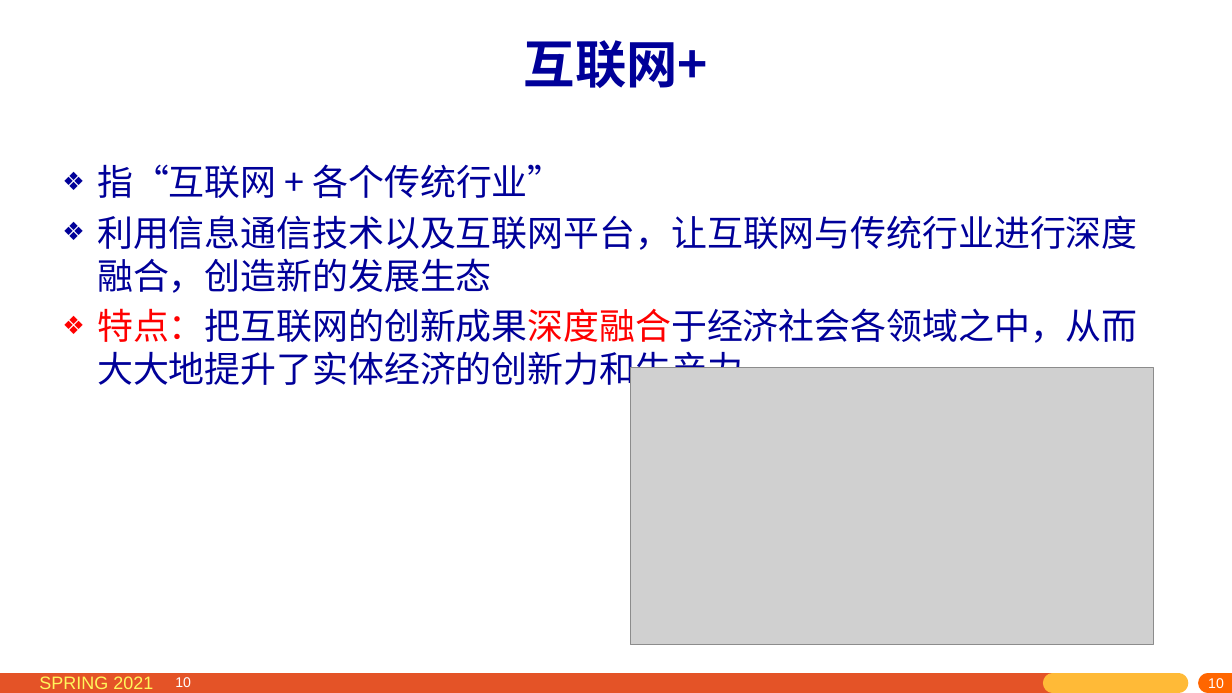
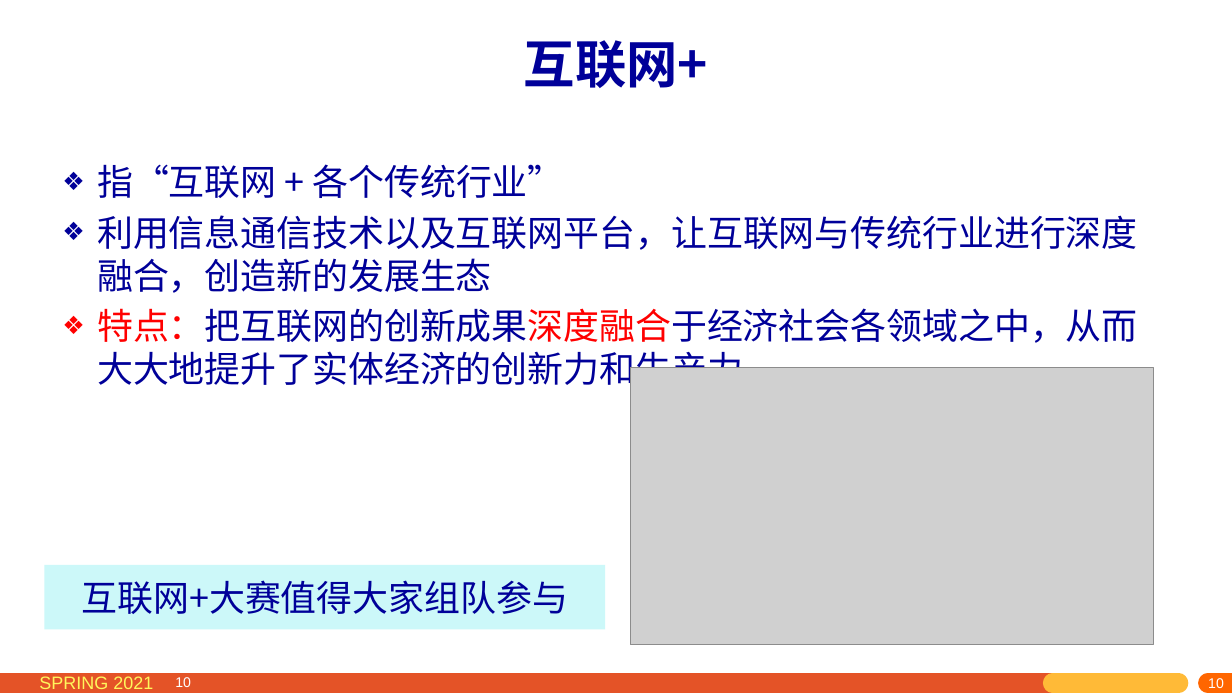
Before and after one commit to network-whu/2021, a slide deck: slide 10 of slides/instruction/01.pptx. Drawn at 1232x693 pixels with LibreOffice and Linux fonts; fonts in the diff are those of the drawing; grey boxes stand for pictures. Boxes give left, top, right and bottom in pixels: in the first picture for what was removed or moved away, otherwise in the second. Text is boxed around its words. In the diff, an @@ line names an element or a change of style, - is before the commit and + after.

```diff
--- a/slides/instruction/01.pptx
+++ b/slides/instruction/01.pptx
@@ rectangle added at (44,565,605,629), fill #CCF8F9, 28 pt, text #000099 @@
+互联网+大赛值得大家组队参与
```
Also in this commit, not shown: 8 other slides changed.
